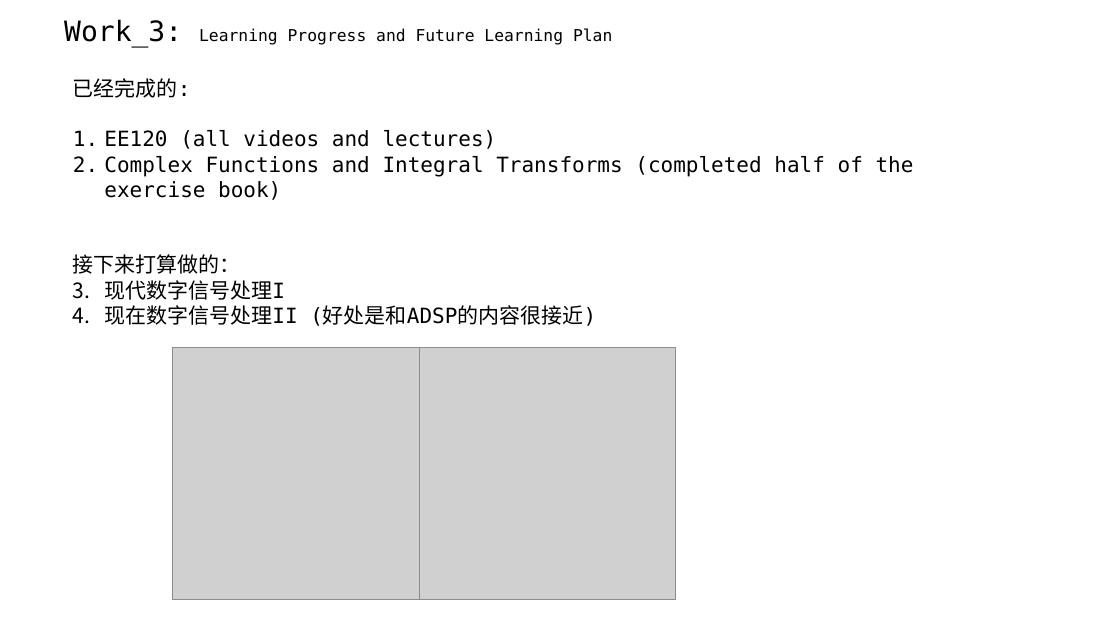
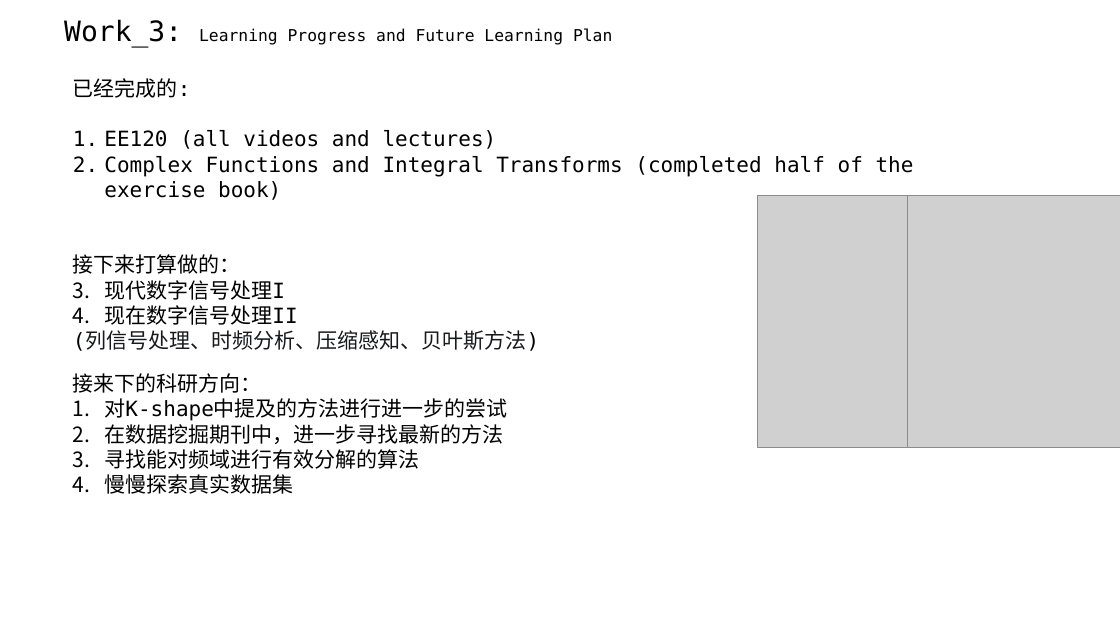
Before and after one commit to A-Big-Tortoise/Presentation, a slide deck: slide 11 of Presentation_1106_JiayuChen.pptx (slide 9 before the commit). Drawn at 1120x630 pixels with LibreOffice and Linux fonts; fonts in the diff are those of the drawing; grey boxes stand for pictures. Boxes give left, top, right and bottom in pixels: in the first picture for what was removed or moved away, otherwise in the second. Text is boxed around its words. In the diff, an @@ line names an element or a change of style, - is before the commit and + after.

```diff
--- a/Presentation_1106_JiayuChen.pptx
+++ b/Presentation_1106_JiayuChen.pptx
@@ picture: place and size @@
-picture at <box>173,347,420,599</box>
+picture at <box>758,195,907,447</box>
@@ picture: place and size @@
-picture at <box>420,347,676,599</box>
+picture at <box>907,195,1120,447</box>
@@ text at <box>73,305,539,351</box>: text changed; font DejaVu Sans Mono to Noto Sans CJK SC; text colour #000000 to #18191C @@
-2. 现在数字信号处理II (好处是和ADSP的内容很接近)
+2. 现在数字信号处理II
+(列信号处理、时频分析、压缩感知、贝叶斯方法)
@@ text added at <box>73,373,507,494</box>, 18 pt, text #000000 @@
+接来下的科研方向：
+1. 对K-shape中提及的方法进行进一步的尝试
+2. 在数据挖掘期刊中，进一步寻找最新的方法
+3. 寻找能对频域进行有效分解的算法
+4. 慢慢探索真实数据集
```
Also in this commit, not shown: 2 other slides changed, 3 slides added.
